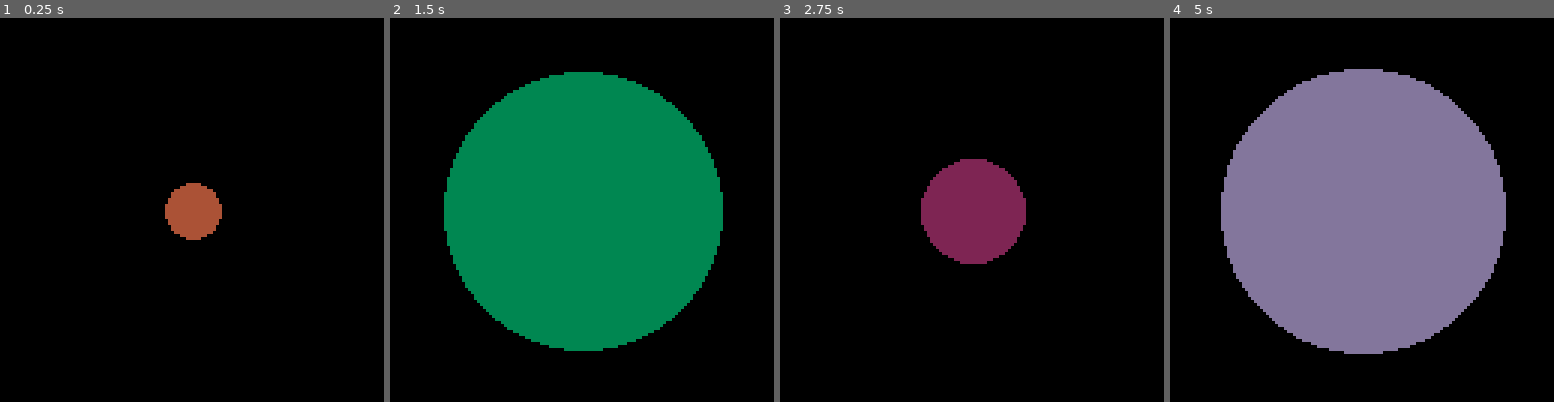
Above: before the commit, frames 1-4 (left to right).
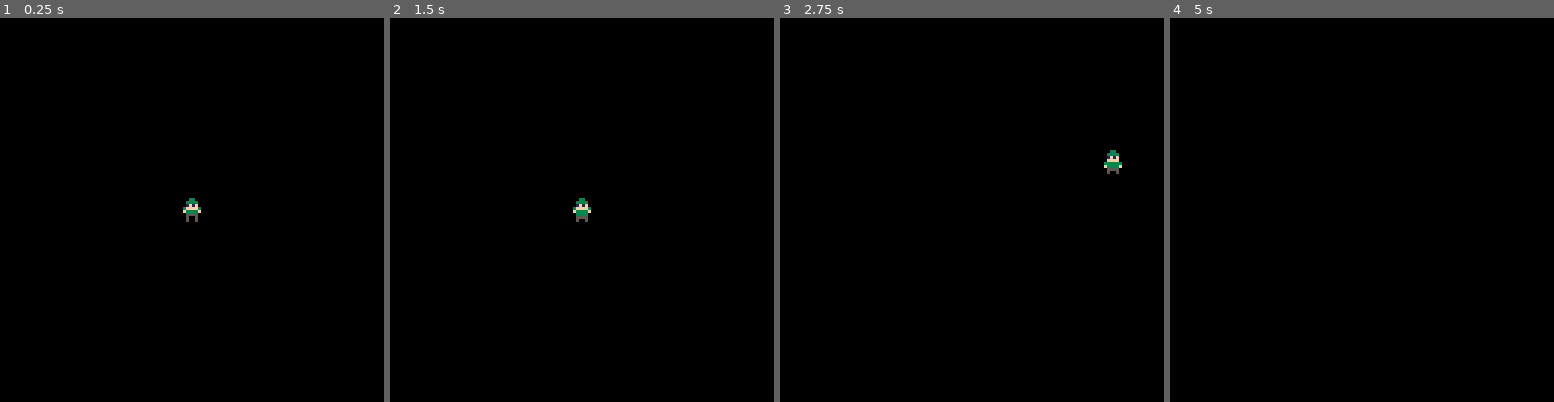
Above: after the commit, the same moments.

Repository: Kevin-Aluth/shotout
Game: PICO-8 cartridge shotout.p8
The game is run twice, just before and just after one commit, with the same random seed, the same clock (stepped at 60 frames per second) and the same inputs.
Inputs:
- Up to frame 1 (0.25 s): no input
- Up to frame 2 (1.5 s): no input
- Up to frame 3 (2.75 s): hold Right 1.6-2.1 s; hold Up 2.15-2.42 s; hold Right from 2.47 s (still down)
- Up to frame 4 (5 s): release Right at 3.03 s; hold Left 3.08-3.58 s; hold Down 3.63-3.97 s; hold Right 4.02-4.68 s; hold Up from 4.73 s (still down)

The runs differ from the first frame. In frame 1, 1.7% of the frame differs, in the area x 42-58%, y 42-58%; in frame 2, 41%; in frame 3, 6.0%; in frame 4, 43%, in the area x 13-88%, y 13-88%.

Commit message:
movement and animation "class"

Diff:
--- a/shotout.p8
+++ b/shotout.p8
@@ -1,32 +1,117 @@
 pico-8 cartridge // http://www.pico-8.com
 version 41
 __lua__
-rad=1
-is_shrinking=false
-col=1
+function _init()
+
+end
 
 function _update60()
+	input:update()
+	p:update()
+end
+
+function _draw()
 	cls()
-	if is_shrinking then
-		rad-=0.5
-	else
-		rad+=0.5
+	p:draw()
+end
+-->8
+-- globals
+states={
+	normal="normal",
+	attack="attack"
+}
+
+input={
+	h=0,
+	v=0,
+	shoot=false,
+
+	update = function(s)
+		if btn(⬅️) then
+			s.h=-1
+		elseif btn(➡️) then
+			s.h=1
+		else
+			s.h=0
+		end
+
+		if btn(⬆️) then
+			s.v=-1
+		elseif btn(⬇️) then
+			s.v=1
+		else
+			s.v=0
+		end
 	end
+}
 
-	if rad>50 then
-		is_shrinking=true
+function create_anim(fs,fr_dr)
+	local animation={
+		frames=fs,
+		fr_duration=fr_dr,
+		curr_fr=1,
+		fr_timer=0,
+
+		animate=function(s)
+			s.fr_timer+=1
+			if s.fr_timer>s.fr_duration then
+				s.fr_timer=0
+				s.curr_fr+=1
+				if s.curr_fr>count(s.frames) then
+					s.curr_fr=1
+				end
+			end
+		end
+	}
+	return animation
+end
+
+function animate(s)
+	s.curr_anim:animate()
+	spr(
+		s.curr_anim.
+			frames[s.curr_anim.curr_fr],
+			s.x-s.w/2,
+			s.y-s.h/2,
+			1,
+			1,
+			false,
+			false)
+end
+
+p={
+	state=states.normal,
+	speed=1,
+	x=64,
+	y=64,
+	dx=0,
+	dy=0,
+	w=8,
+	h=8,
+	anims={
+		create_anim({1,2,3},10)
+	},
+	curr_anim=nil,
+	move=function(s)
+		s.dy=input.v*s.speed
+		s.dx=input.h*s.speed
+		s.x+=s.dx
+		s.y+=s.dy
+	end,
+	draw=function(s)
+		s.curr_anim=s.anims[1]
+		animate(s)
+	end,
+	update=function(s)
+		s:move()
 	end
-	if rad<2 then
-		is_shrinking=false
-	end
-
-	col+=0.2
-	circfill(64,64,rad,col)
-end
+}
 __gfx__
-00000000000000000000000000000000000000000000000000000000000000000000000000000000000000000000000000000000000000000000000000000000
-00000000000000000000000000000000000000000000000000000000000000000000000000000000000000000000000000000000000000000000000000000000
-00700700000000000000000000000000000000000000000000000000000000000000000000000000000000000000000000000000000000000000000000000000
-00077000000000000000000000000000000000000000000000000000000000000000000000000000000000000000000000000000000000000000000000000000
-00077000000000000000000000000000000000000000000000000000000000000000000000000000000000000000000000000000000000000000000000000000
-00700700000000000000000000000000000000000000000000000000000000000000000000000000000000000000000000000000000000000000000000000000
+00000000000330000003300000033000000000000000000000000000000000000000000000000000000000000000000000000000000000000000000000000000
+00000000003333000033330000333300000000000000000000000000000000000000000000000000000000000000000000000000000000000000000000000000
+00700700001f1f00001f1f00001f1f00000000000000000000000000000000000000000000000000000000000000000000000000000000000000000000000000
+0007700000ffff0003ffff3003ffff30000000000000000000000000000000000000000000000000000000000000000000000000000000000000000000000000
+00077000033333300f3333f00f3333f0000000000000000000000000000000000000000000000000000000000000000000000000000000000000000000000000
+007007000f3333f00055550000333300000000000000000000000000000000000000000000000000000000000000000000000000000000000000000000000000
+00000000005555000050050000555500000000000000000000000000000000000000000000000000000000000000000000000000000000000000000000000000
+00000000005005000050050000500500000000000000000000000000000000000000000000000000000000000000000000000000000000000000000000000000
